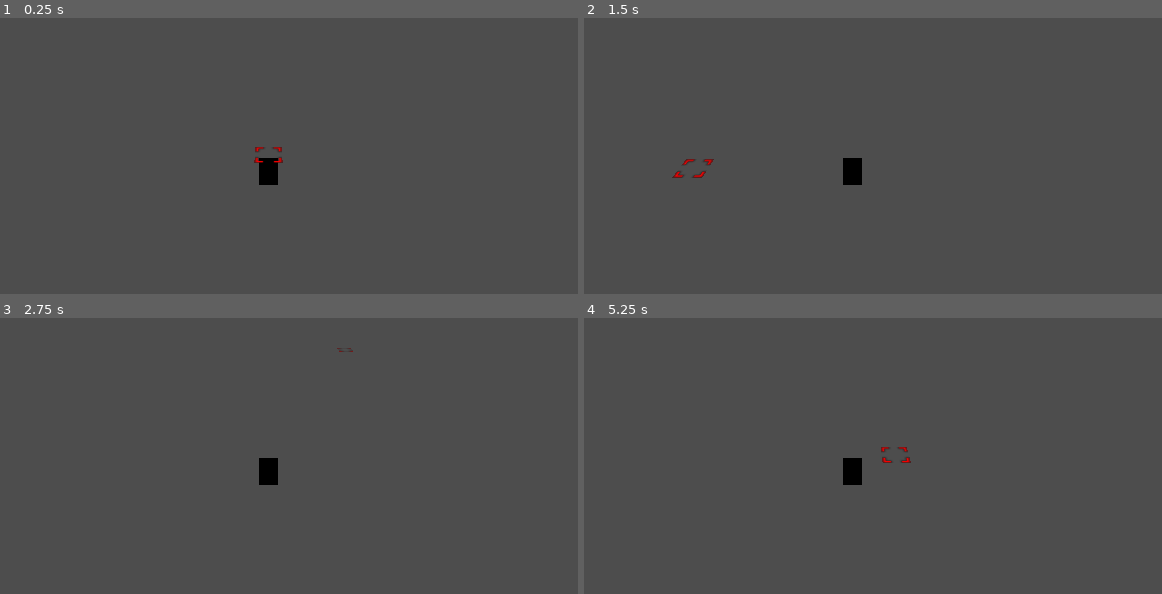
Above: before the commit, frames 1-4 (two rows, left to right).
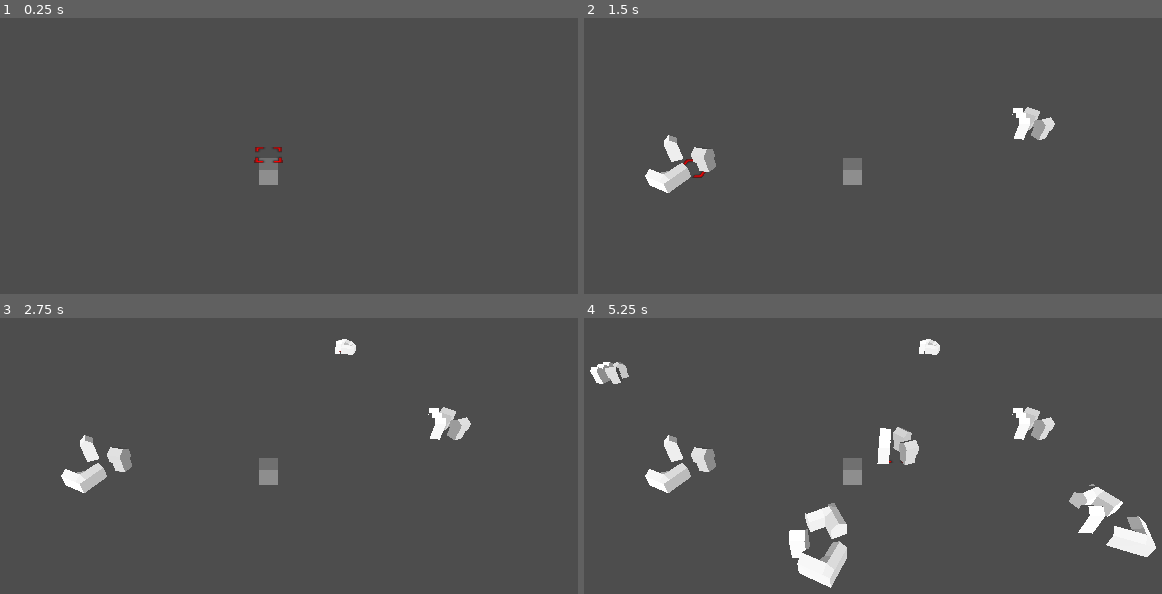
Above: after the commit, the same moments.

Repository: bragasap/gproject
Game: Godot game, scene res://node_3d.tscn
Same seed, same stepped clock (60 frames per second), same inputs: the game is played once before the commit and once after it.
Inputs (mouse positions are in pixels of both pictures, inside the frame that each line leads up to):
- Up to frame 1 (0.25 s): no input
- Up to frame 2 (1.5 s): tap Enter at 0.5 s; move the mouse to (1029, 128) at 0.52 s; click (1029, 128) at 0.67 s; tap Space at 1.25 s; move the mouse to (693, 172) at 1.27 s; click (693, 172) at 1.42 s
- Up to frame 3 (2.75 s): tap Enter at 2 s; move the mouse to (346, 351) at 2.02 s; click (346, 351) at 2.17 s
- Up to frame 4 (5.25 s): tap Space at 2.75, 4.25 s; move the mouse to (815, 538) at 2.77 s; click (815, 538) at 2.92 s; tap Enter at 3.5 s; move the mouse to (1092, 516) at 3.52 s; click (1092, 516) at 3.67 s; move the mouse to (612, 381) at 4.27 s; click (612, 381) at 4.42 s; move the mouse to (890, 450) at 5.02 s; click (890, 450) at 5.17 s

The runs differ from the first frame. In frame 1, 0.3% of the frame differs, in the area x 44-49%, y 50-61%; in frame 2, 1.8%; in frame 3, 2.0%; in frame 4, 6.2%, in the area x 1-99%, y 7-98%.

Commit message:
basic building

Diff:
--- a/basicgen.gd
+++ b/basicgen.gd
@@ -5,6 +5,7 @@
 @export var selector:Node3D
 @export var heart:Node3D
 @export var root:Node3D
+@onready var villageTile = load("res://villageT1.tscn")
 @onready var previous_state = true
 var gridmap_position
 var world_position
@@ -24,5 +25,9 @@
 		if(selector.get_node("RayCast3D").is_colliding()):
 			selector.get_node("Sprite3D").modulate = Color(1, 1, 1)
 		if Input.is_mouse_button_pressed(MOUSE_BUTTON_LEFT) and not previous_state and world_position!=null:
+			var instance = villageTile.instantiate()
+			instance.position = selector.position
+			instance.scale = Vector3(0.25, 0.25, 0.25)
+			add_child(instance)
 			print((selector.position).abs())
 		previous_state = Input.is_mouse_button_pressed(MOUSE_BUTTON_LEFT)
--- a/node_3d.tscn
+++ b/node_3d.tscn
@@ -8,6 +8,8 @@
 [sub_resource type="BoxMesh" id="BoxMesh_noarx"]
 
 [sub_resource type="BoxShape3D" id="BoxShape3D_a0tk4"]
+
+[sub_resource type="Environment" id="Environment_noarx"]
 
 [node name="Node3D" type="Node3D" node_paths=PackedStringArray("view_camera", "gridmap", "selector", "heart", "root")]
 script = ExtResource("1_a202f")
@@ -53,3 +55,9 @@
 
 [node name="CollisionShape3D" type="CollisionShape3D" parent="StaticBody3D"]
 shape = SubResource("BoxShape3D_a0tk4")
+
+[node name="WorldEnvironment" type="WorldEnvironment" parent="."]
+environment = SubResource("Environment_noarx")
+
+[node name="DirectionalLight3D" type="DirectionalLight3D" parent="."]
+transform = Transform3D(1, 0, 0, 0, 0.86741835, 0.4975796, 0, -0.4975796, 0.86741835, 0, 0, 0)
--- /dev/null
+++ b/villageT1.tscn
@@ -0,0 +1,9 @@
+[gd_scene load_steps=2 format=3 uid="uid://jf1m8fmworwk"]
+
+[ext_resource type="Script" uid="uid://c6n8radujm4gr" path="res://village_t_1.gd" id="1_2kilu"]
+
+[node name="VillageT1" type="Node3D"]
+script = ExtResource("1_2kilu")
+
+[node name="Camera3D" type="Camera3D" parent="."]
+transform = Transform3D(1, 0, 0, 0, 1, 0, 0, 0, 1, 0, 0, 2.2882843)
--- /dev/null
+++ b/village_t_1.gd
@@ -0,0 +1,14 @@
+extends Node3D
+func _ready():
+	# Pick a random GLB file (1, 2, or 3)
+	var rand_index = randi_range(1, 3)
+	var path = "res://3dAssets/villageblockout%d.glb" % rand_index
+	print("Loading scene:", path)
+
+	# Load and instance the GLB scene
+	var glb_scene = load(path)
+	if glb_scene:
+		var instance = glb_scene.instantiate()
+		add_child(instance)
+	else:
+		push_error("Failed to load: " + path)
Binary file added: 3dAssets/villageblockout1.glb
Not shown, added: 3dAssets/villageblockout1.glb.import
Binary file added: 3dAssets/villageblockout2.glb
Not shown, added: 3dAssets/villageblockout2.glb.import
Binary file added: 3dAssets/villageblockout3.glb
Not shown, added: 3dAssets/villageblockout3.glb.import
Not shown: 1 places in node_3d.tscn that only renumber resources
Not shown, added: village_t_1.gd.uid
